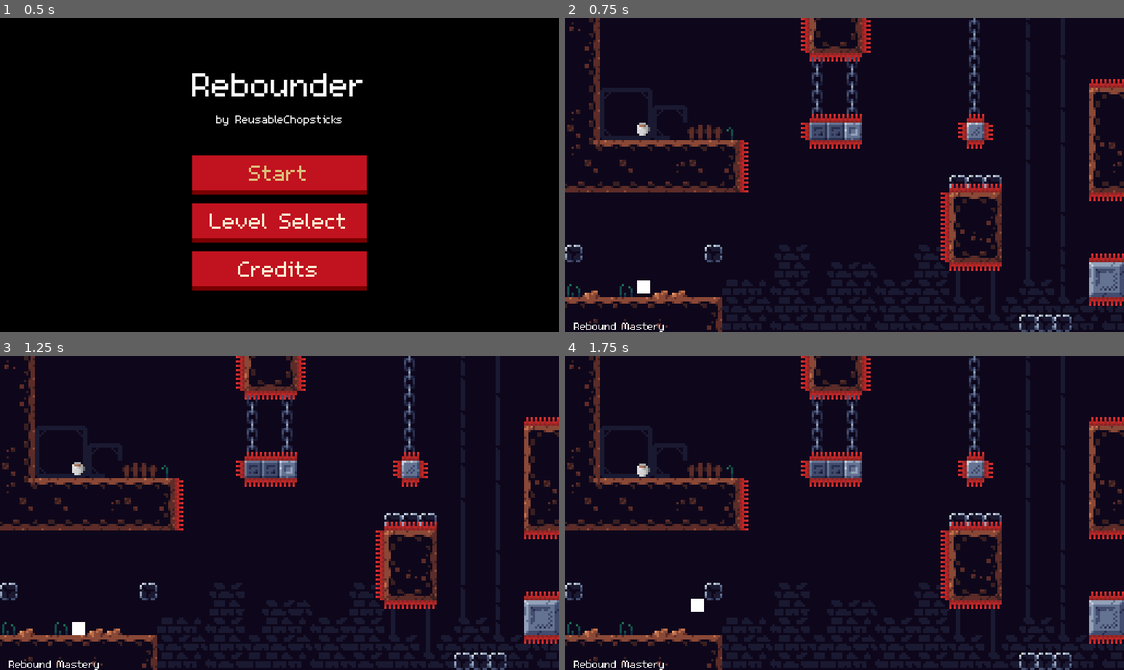
Above: before the commit, frames 1-4 (two rows, left to right).
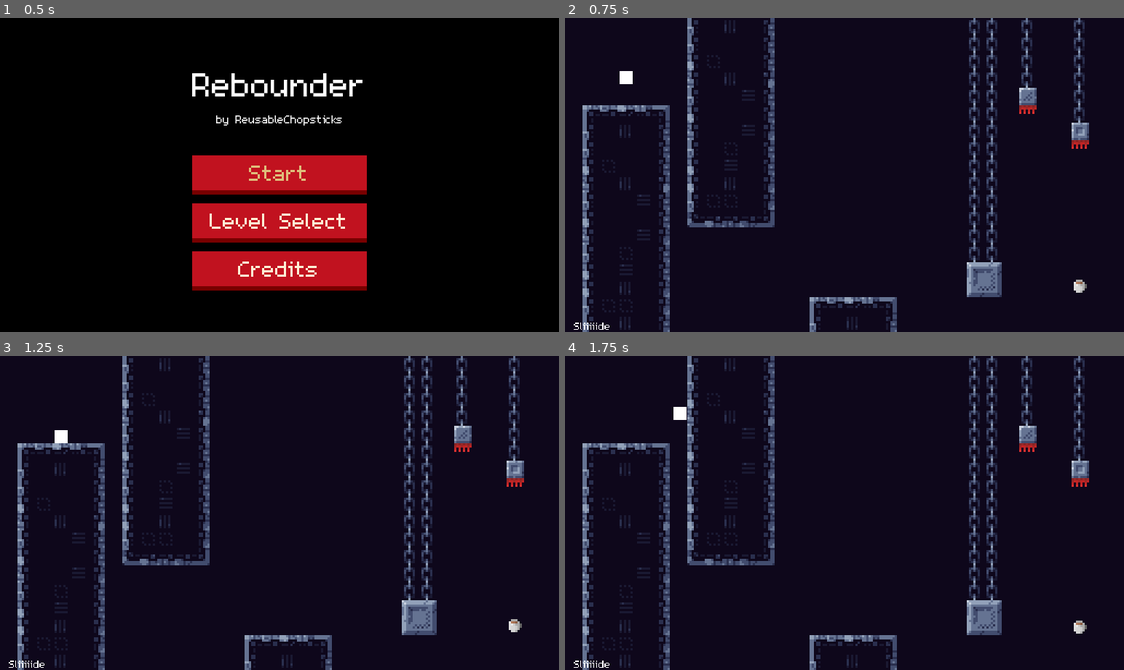
Above: after the commit, the same moments.

Repository: ReusableChopsticks/Platformer2024
Game: Godot game, scene res://scenes/levels/game_manager.tscn
The game is run twice, just before and just after one commit, with the same random seed, the same clock (stepped at 60 frames per second) and the same inputs.
Inputs:
- Up to frame 1 (0.5 s): no input
- Up to frame 2 (0.75 s): click "Start" at 0.5 s
- Up to frame 3 (1.25 s): no input
- Up to frame 4 (1.75 s): tap Enter at 1.25 s; hold Right (right) from 1.28 s (still down); tap Z (dash) at 1.35 s; tap Up (jump) at 1.52 s

Frame 1 is identical in both runs. In frame 2, 16% of the frame differs, in the area x 0-100%, y 0-100%; in frame 3, 16%; in frame 4, 16%.

Commit message:
fixed cocktail shaker

Diff:
--- a/scenes/audio/AudioManager.gd
+++ b/scenes/audio/AudioManager.gd
@@ -10,6 +10,7 @@
 
 ##region Other SFX
 @onready var block_break_sfx: AudioStreamPlayer = $EnvironmentSFX/BlockBreakSFX
+@onready var level_complete_sfx: AudioStreamPlayer = $EnvironmentSFX/GoalSFX
 ##endregion
 
 ##region BGM
--- a/scenes/audio/audio_manager.tscn
+++ b/scenes/audio/audio_manager.tscn
@@ -1,14 +1,15 @@
-[gd_scene load_steps=10 format=3 uid="uid://cmohqxpr6dow8"]
+[gd_scene load_steps=11 format=3 uid="uid://cmohqxpr6dow8"]
 
 [ext_resource type="Script" path="res://scenes/audio/AudioManager.gd" id="1_nf46e"]
 [ext_resource type="AudioStream" uid="uid://b3iev3scl3p2i" path="res://scenes/player/sfx/DeathExplosion.wav" id="2_8dtxp"]
-[ext_resource type="AudioStream" uid="uid://db47uqo3jyu3y" path="res://scenes/audio/bgm/Clair de Lune Studio Version .mp3" id="3_ew6me"]
 [ext_resource type="AudioStream" uid="uid://b85yy5ohh2jyq" path="res://scenes/player/sfx/jump.wav" id="3_nv5at"]
 [ext_resource type="AudioStream" uid="uid://cvh1ia25sp84h" path="res://scenes/player/sfx/double_jump.wav" id="4_1abmy"]
 [ext_resource type="AudioStream" uid="uid://bix6lif5b1vwu" path="res://scenes/player/sfx/dash.wav" id="5_073nm"]
 [ext_resource type="AudioStream" uid="uid://bsqtp4kji6wxr" path="res://scenes/player/sfx/wall_jump.wav" id="6_4g3ga"]
 [ext_resource type="AudioStream" uid="uid://bk35a2f4t5hpi" path="res://scenes/player/sfx/rebound.wav" id="7_pce2r"]
+[ext_resource type="AudioStream" uid="uid://cik86d3gygvlk" path="res://scenes/audio/bgm/Arabesque No. 1. Andantino con moto.mp3" id="8_cfldm"]
 [ext_resource type="AudioStream" uid="uid://bkpvb0jbsu8jm" path="res://scenes/levels/components/block_break.wav" id="9_pqi00"]
+[ext_resource type="AudioStream" uid="uid://fo0fycqd7tvp" path="res://scenes/levels/components/level_complete.wav" id="10_rnp2s"]
 
 [node name="AudioManager" type="Node"]
 process_mode = 3
@@ -43,10 +44,13 @@
 [node name="Music" type="Node" parent="."]
 
 [node name="Clair De Lune" type="AudioStreamPlayer" parent="Music"]
-stream = ExtResource("3_ew6me")
+stream = ExtResource("8_cfldm")
 bus = &"BGM"
 
 [node name="EnvironmentSFX" type="Node" parent="."]
 
 [node name="BlockBreakSFX" type="AudioStreamPlayer" parent="EnvironmentSFX"]
 stream = ExtResource("9_pqi00")
+
+[node name="GoalSFX" type="AudioStreamPlayer" parent="EnvironmentSFX"]
+stream = ExtResource("10_rnp2s")
--- a/scenes/levels/components/Goal.gd
+++ b/scenes/levels/components/Goal.gd
@@ -7,5 +7,7 @@
 
 func _on_area_2d_body_entered(body):
 	if body is PlayerCharacter:
+		## This noise is annoying lol
+		#AudioManager.level_complete_sfx.play()
 		var level_name = level.name.to_lower()
 		level.level_completed.emit(level_name)
--- a/scenes/levels/components/goal.tscn
+++ b/scenes/levels/components/goal.tscn
@@ -2,6 +2,21 @@
 
 [ext_resource type="Script" path="res://scenes/levels/components/Goal.gd" id="1_k8xd8"]
 [ext_resource type="Texture2D" uid="uid://cqst4w8rp0ppo" path="res://scenes/levels/components/coffee.png" id="2_8ys7w"]
+
+[sub_resource type="Animation" id="Animation_mcdym"]
+length = 0.001
+tracks/0/type = "value"
+tracks/0/imported = false
+tracks/0/enabled = true
+tracks/0/path = NodePath("Area2D:position")
+tracks/0/interp = 1
+tracks/0/loop_wrap = true
+tracks/0/keys = {
+"times": PackedFloat32Array(0),
+"transitions": PackedFloat32Array(1),
+"update": 0,
+"values": [Vector2(0, -1)]
+}
 
 [sub_resource type="Animation" id="Animation_wthac"]
 resource_name = "goal_idle"
@@ -20,21 +35,6 @@
 "values": [Vector2(0, -1), Vector2(0, 1)]
 }
 
-[sub_resource type="Animation" id="Animation_mcdym"]
-length = 0.001
-tracks/0/type = "value"
-tracks/0/imported = false
-tracks/0/enabled = true
-tracks/0/path = NodePath("Area2D:position")
-tracks/0/interp = 1
-tracks/0/loop_wrap = true
-tracks/0/keys = {
-"times": PackedFloat32Array(0),
-"transitions": PackedFloat32Array(1),
-"update": 0,
-"values": [Vector2(0, -1)]
-}
-
 [sub_resource type="AnimationLibrary" id="AnimationLibrary_65qcu"]
 _data = {
 "RESET": SubResource("Animation_mcdym"),
@@ -42,7 +42,7 @@
 }
 
 [sub_resource type="RectangleShape2D" id="RectangleShape2D_nlwd8"]
-size = Vector2(6, 6)
+size = Vector2(4, 4)
 
 [node name="Goal" type="Node2D"]
 z_index = 4
--- a/scenes/levels/manager/level_manager.tscn
+++ b/scenes/levels/manager/level_manager.tscn
@@ -41,10 +41,9 @@
 [node name="LevelManager" type="Node"]
 process_mode = 1
 script = ExtResource("1_qejvj")
-start_level_index = 19
-start_world_index = 1
+start_level_index = 12
 world_1 = Array[PackedScene]([ExtResource("2_ro4rt"), ExtResource("3_3mnyf"), ExtResource("5_7xeba"), ExtResource("6_fo …(279 unchanged characters)…
-world_2 = Array[PackedScene]([ExtResource("3_kx67w"), ExtRes …(218 unchanged characters)…  ExtResource("26_6t8ya"), ExtResource("29_cckmw"), ExtResource("28_fvl74"), ExtResource("30_4rox0"), ExtResource("32_jv6c1"), ExtResource("27_ij7uh"), ExtResource("31_vaar5"), ExtResource …(64 unchanged characters)…
+world_2 = Array[PackedScene]([ExtResource("3_kx67w"), ExtRes …(218 unchanged characters)…  ExtResource("26_6t8ya"), ExtResource("28_fvl74"), ExtResource("30_4rox0"), ExtResource("32_jv6c1"), ExtResource("27_ij7uh"), ExtResource("29_cckmw"), ExtResource("31_vaar5"), ExtResource …(64 unchanged characters)…
 
 [node name="PauseMenu" parent="." instance=ExtResource("38_y71go")]
 
--- a/scenes/levels/world_2/the_cocktail_shaker.tscn
+++ b/scenes/levels/world_2/the_cocktail_shaker.tscn
@@ -5,11 +5,11 @@
 [node name="The Cocktail Shaker" instance=ExtResource("1_gqbjp")]
 
 [node name="Goal" parent="." index="0"]
-position = Vector2(116, 4)
+position = Vector2(116, 12)
 
 [node name="Player" parent="." index="1"]
 position = Vector2(-84, 4)
 
 [node name="TileMap" parent="." index="2"]
-layer_0/tile_data = PackedInt32Array(589808, 262144, 2, 5898 …(1991 unchanged characters)… , 131072, 4, 393230, 131072, 5, 131087, 196608, 1, 196623, 196608, 2, 262159, 196608, 3, 327695, 196608, 4, 393231, 196608, 5, 131088, 262144, 1, 196624, 262144, 2, 262160, 262144, 3, 327696, 262144, 4, 393232, 262144, 5, 65520, 327680, 2, -16, 327680, 2, -65552, 327680, 2, -131088, 327680, 2, -196624, 327680, 2, -524304, 327680, 3, -458768, 327680, 4, -393232, 327680, 2, -327696, 327680, 4, -262160, 327680, 3, -65543, 1114112, 9, -7, 1114112, 10, -65542, 1179648, 9, -6, 1179648, 10, -5, 4, 196608, -131079, 4, 131072, -131078, 4, 131072, -65541, 4, 196608, 65530, 4, 65536, 65529, 4, 65536)
+layer_0/tile_data = PackedInt32Array(589808, 262144, 2, 5898 …(1991 unchanged characters)… , 131072, 4, 393230, 131072, 5, 131087, 524288, 2, 196623, 196608, 2, 262159, 196608, 3, 327695, 196608, 4, 393231, 196608, 5, 131088, 262144, 1, 196624, 262144, 2, 262160, 262144, 3, 327696, 262144, 4, 393232, 262144, 5, 65520, 327680, 2, -16, 327680, 2, -65552, 327680, 2, -131088, 327680, 2, -196624, 327680, 2, -524304, 327680, 3, -458768, 327680, 4, -393232, 327680, 2, -327696, 327680, 4, -262160, 327680, 3, -65543, 1114112, 9, -7, 1114112, 10, -65542, 1179648, 9, -6, 1179648, 10, -5, 4, 196608, -131079, 4, 131072, -131078, 4, 131072, -65541, 4, 196608, 65530, 4, 65536, 65529, 4, 65536, 65551, 65536, 4, 15, 65536, 4, -65521, 65536, 3, -131057, 65536, 3, -196593, 65536, 3, -262129, 65536, 3, -327665, 65536, 3, -393201, 65536, 2, -458737, 65536, 3, -524273, 65536, 2, -589809, 65536, 4)
 layer_2/tile_data = PackedInt32Array(-524295, 1179648, 12, -458759, 1179648, 12, -393223, 1179648, 12, -327687, 1179648 …(2091 unchanged characters)…
Not shown, added: build/index.apple-touch-icon.png.import
Not shown, added: build/index.icon.png.import
Not shown, added: build/index.png.import
Not shown, added: scenes/audio/bgm/Arabesque No. 1. Andantino con moto.mp3.import
Not shown, added: scenes/levels/components/level_complete.wav.import
Not shown: 7 places in themes/main_theme.tres that only renumber resources
Not shown, added: build/Rebounder_v0.1.zip
Not shown, added: build/index.apple-touch-icon.png
Not shown, added: build/index.audio.worklet.js
Not shown, added: build/index.html
Not shown, added: build/index.icon.png
Not shown, added: build/index.js
(and 6 more such lines)
